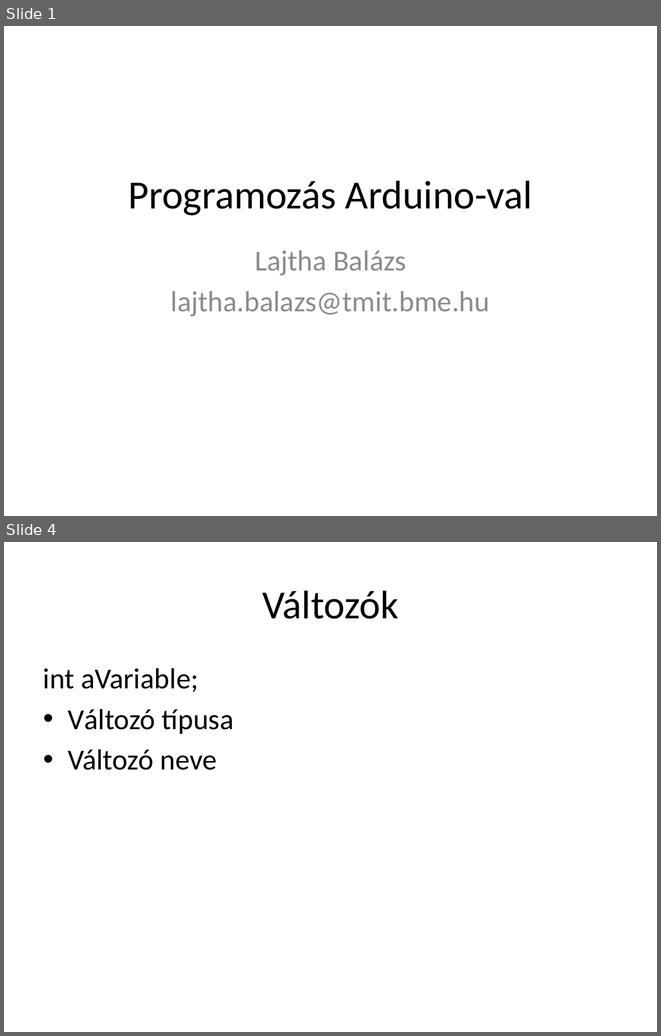
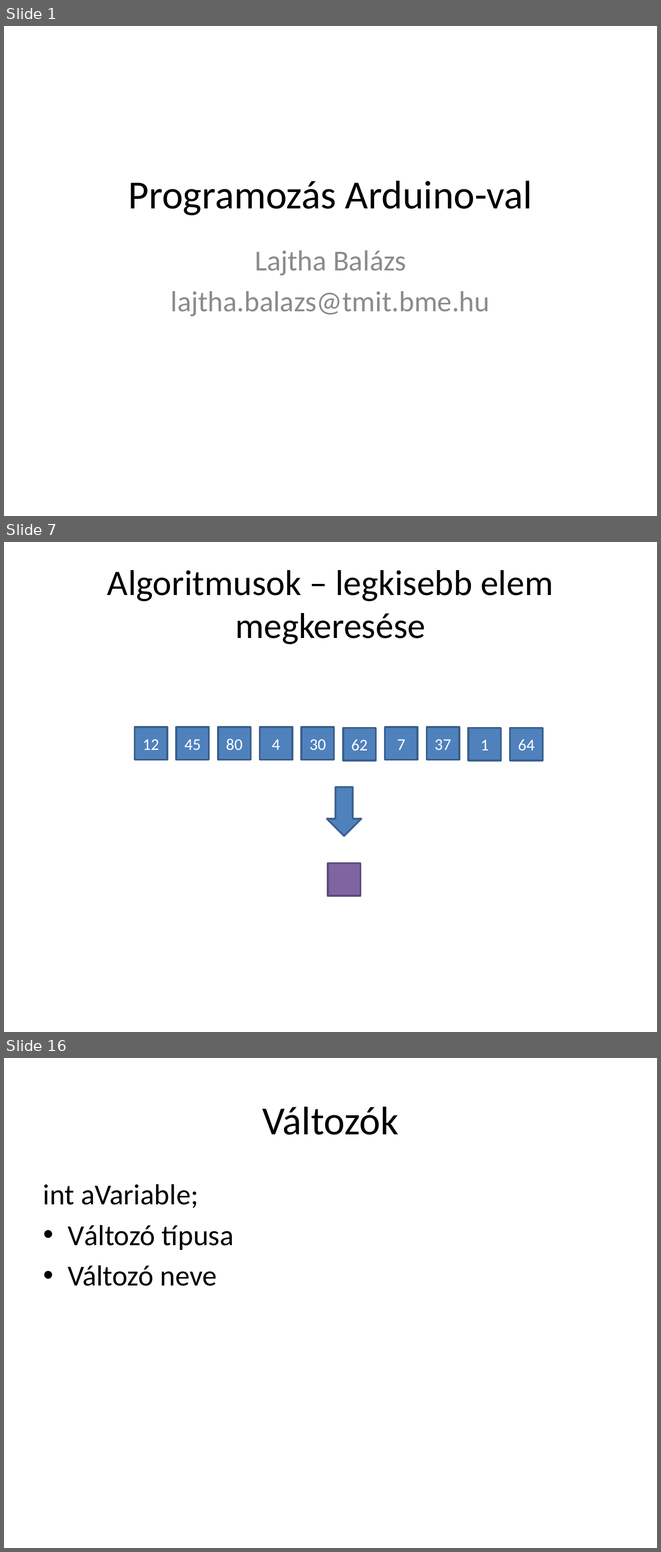
Before and after one commit to lajthabalazs/arduino, a slide deck: class/Arduino-cpp.pptx. Shown one above the other, each under a label of ours: slides 1 and 4 before the commit, slides 1, 7 and 16 after it; the slides between them are not shown. The pictures are 661x1036 and 661x1552 pixels, drawn with LibreOffice and Linux fonts; fonts in the diff are those of the drawing. Boxes give left, top, right and bottom in pixels: in the first picture for what was removed or moved away, otherwise in the second. Text is boxed around its words. In the diff, an @@ line names an element or a change of style, - is before the commit and + after.

```diff
--- a/class/Arduino-cpp.pptx
+++ b/class/Arduino-cpp.pptx
@@ slide 7 added at (4,542,657,1032), background #FFFFFF @@
@@ title added at (107,570,553,644), 39.6 pt, text #000000 @@
+Algoritmusok – legkisebb elem megkeresése
@@ rectangle added at (134,727,167,759), fill #4F81BD, outline #3A5F8C 2 pt, 18 pt, text #FFFFFF @@
+12
@@ rectangle added at (176,727,209,759), fill #4F81BD, outline #3A5F8C 2 pt, 18 pt, text #FFFFFF @@
+45
@@ rectangle added at (218,727,251,759), fill #4F81BD, outline #3A5F8C 2 pt, 18 pt, text #FFFFFF @@
+80
@@ rectangle added at (260,727,293,759), fill #4F81BD, outline #3A5F8C 2 pt, 18 pt, text #FFFFFF @@
+4
@@ rectangle added at (302,727,334,759), fill #4F81BD, outline #3A5F8C 2 pt, 18 pt, text #FFFFFF @@
+30
@@ rectangle added at (343,728,376,760), fill #4F81BD, outline #3A5F8C 2 pt, 18 pt, text #FFFFFF @@
+62
@@ rectangle added at (385,727,417,759), fill #4F81BD, outline #3A5F8C 2 pt, 18 pt, text #FFFFFF @@
+7
@@ rectangle added at (426,727,459,759), fill #4F81BD, outline #3A5F8C 2 pt, 18 pt, text #FFFFFF @@
+37
@@ rectangle added at (468,728,501,760), fill #4F81BD, outline #3A5F8C 2 pt, 18 pt, text #FFFFFF @@
+1
@@ rectangle added at (510,728,542,760), fill #4F81BD, outline #3A5F8C 2 pt, 18 pt, text #FFFFFF @@
+64
@@ down arrow added at (327,787,361,836), fill #4F81BD, outline #3A5F8C 2 pt @@
@@ rectangle added at (328,863,361,896), fill #8064A2, outline #5F4A78 2 pt @@
@@ what was slide 4 is now slide 16 @@
```
Also in this commit, not shown: 12 slides changed, 23 other slides added, 1 slide removed, 1 other file.
